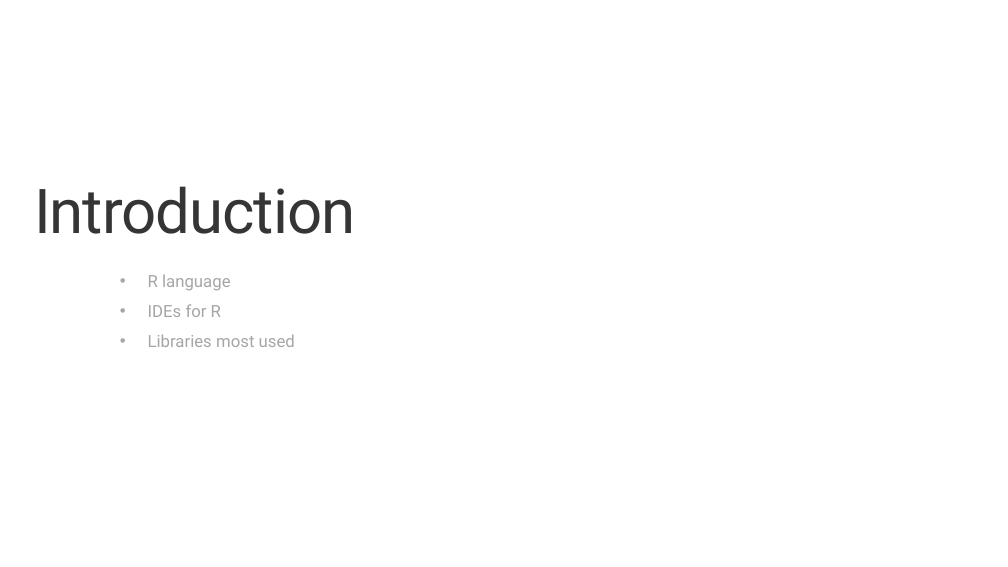
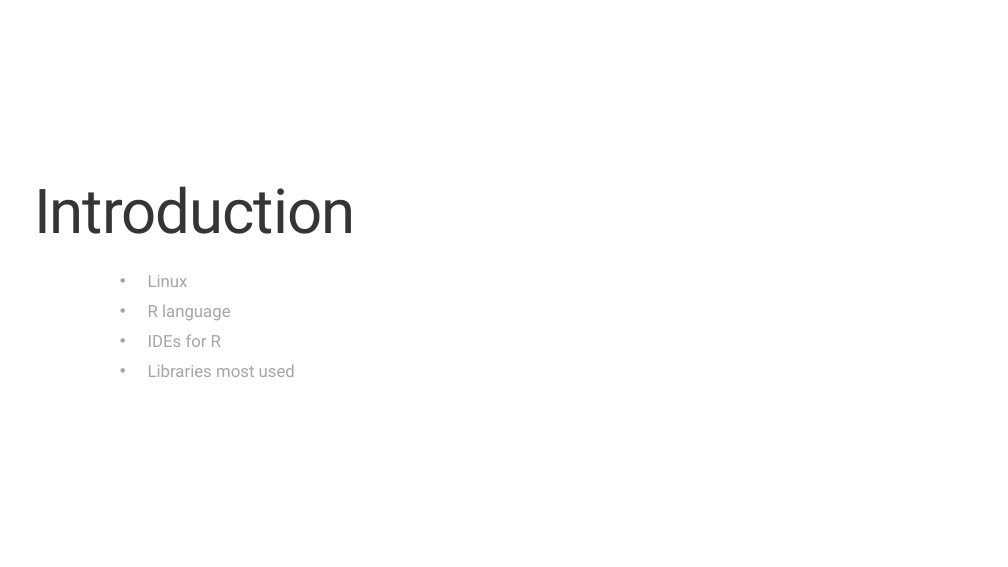
Before and after one commit to microsoft/AI-Immersion-Workshop, a slide deck: slide 5 of Applied Machine Learning for Developers/R server Tools for scaling R using Azure/docs/ToolsForScalingRUsingAzure.pptx. Drawn at 1008x567 pixels with LibreOffice and Linux fonts; fonts in the diff are those of the drawing; background and template pictures are left out. Boxes give left, top, right and bottom in pixels: in the first picture for what was removed or moved away, otherwise in the second. Text is boxed around its words. In the diff, an @@ line names an element or a change of style, - is before the commit and + after.

```diff
--- a/Applied Machine Learning for Developers/R server Tools for scaling R using Azure/docs/ToolsForScalingRUsingAzure.pptx
+++ b/Applied Machine Learning for Developers/R server Tools for scaling R using Azure/docs/ToolsForScalingRUsingAzure.pptx
@@ text at <box>148,275,188,287</box>: paragraph added @@
+  • Linux
```
Also in this commit, not shown: 1 other slide changed, 1 slide added, 1 other file.
